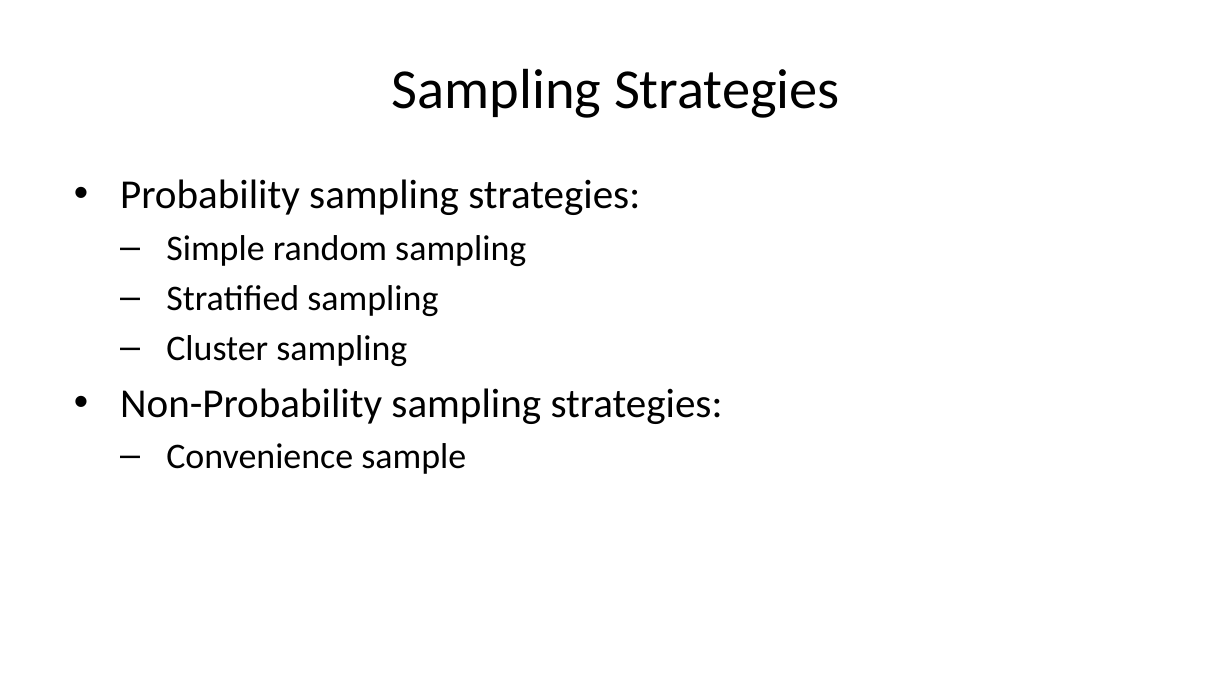
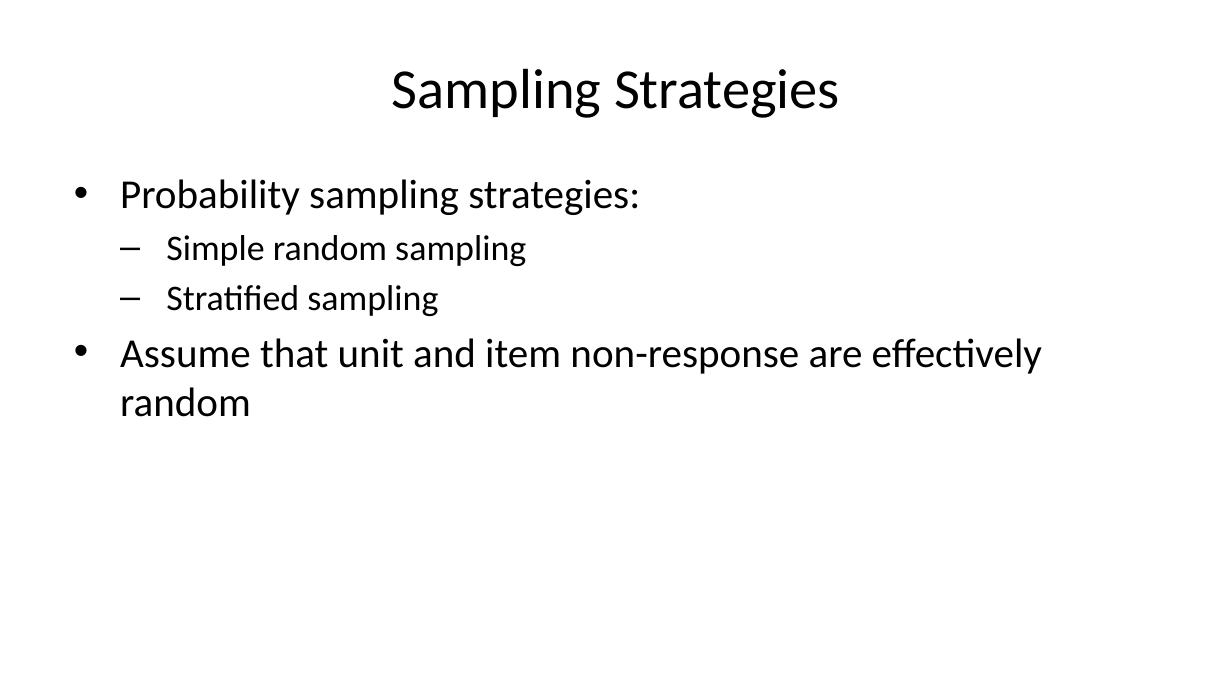
Before and after one commit to jrspringman/psci3200-globaldev, a slide deck: slide 5 of docs/slides/lees-sampling.pptx (slide 6 before the commit). Drawn at 1232x693 pixels with LibreOffice and Linux fonts; fonts in the diff are those of the drawing. Boxes give left, top, right and bottom in pixels: in the first picture for what was removed or moved away, otherwise in the second. Text is boxed around its words. In the diff, an @@ line names an element or a change of style, - is before the commit and + after.

```diff
--- a/docs/slides/lees-sampling.pptx
+++ b/docs/slides/lees-sampling.pptx
@@ text at (x1=120, y1=338, x2=1042, y2=417): text changed @@
-  – Cluster sampling
-• Non-Probability sampling strategies:
-  – Convenience sample
+• Assume that unit and item non-response are effectively random
```
Also in this commit, not shown: 5 other slides changed, 4 slides added, 3 slides removed, 7 other files.
